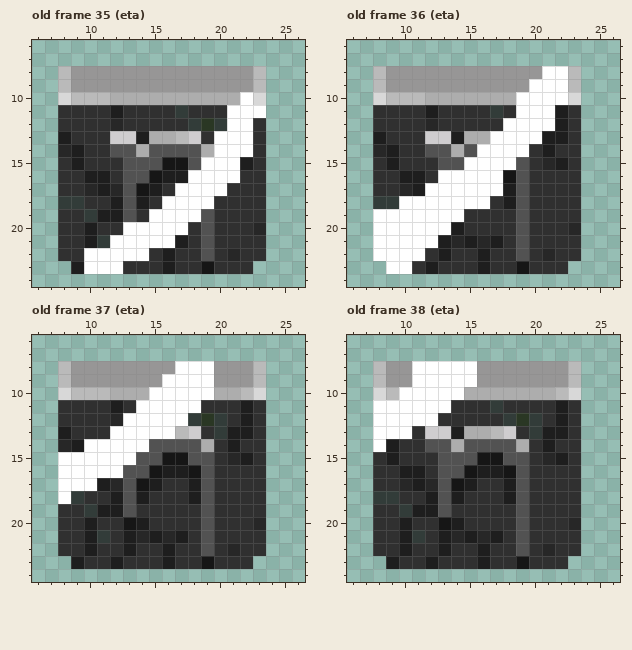
Pixel-art file: Screenshots/letters.aseprite. The picture above is the old version.
32x32 pixels, 40 frames. Colours within 5 levels of each other are drawn and written as one. Shown: old frame 35 (eta): x 6..26, y 6..24; old frame 36 (eta): x 6..26, y 6..24; old frame 37 (eta): x 6..26, y 6..24; old frame 38 (eta): x 6..26, y 6..24. The commit also changed other frames, which this record leaves out.
Now the later version:
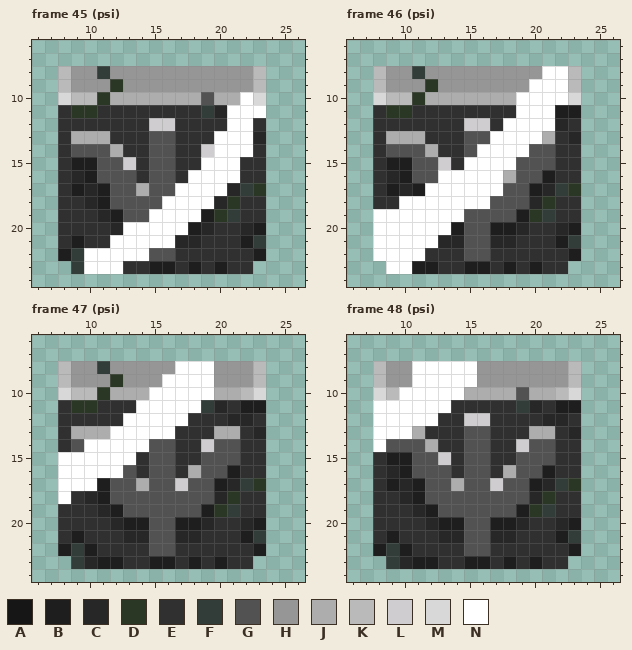
Palette (. is transparent): A #161616  B #1e1e1e  C #272727  D #2a3724  E #303030  F #323c39  G #525252  H #979696  J #adadad  K #bababa  L #cfcdcf  M #d8d8d8  N #ffffff
A new or re-ordered frame is compared with the old frame closest to it.
From old to new:
frames 40 -> 80
Frame 45 (psi) is new; against old frame 35 (eta), layers "letter", "deco":
y 8: x 11 H -> F
y 9: x 12 H -> D
y 10: x 11 K -> D; x 19 J -> G
y 11: x 9..10 EE -> DD; x 12 B -> E; x 17 F -> E; x 19..20 EE -> FC
y 12: x 12 C -> E; x 15..16 EE -> LL; x 18..20 FDF -> EEE
y 13: x 8..18 BEEELLBJJKL -> EJJJEEEGGEE; x 23 E -> C
y 14: x 8..14 CBEEGGJ -> EGGGJEE; x 17..19 GGJ -> EEL
y 15: x 10..14 EEEGG -> BGGLE; x 16..18 AAG -> GEE; x 22 B -> E
y 16: x 9 E -> C; x 11..12 BE -> GG; x 14..17 GABB -> EGGE
y 17: x 9 E -> B; x 12 C -> G; x 14..16 ABE -> JGG; x 21..23 EEE -> CFD
y 18: x 8..12 FFEEB -> EECBG; x 14..15 BE -> GG; x 20..21 EE -> CD
y 19: x 10..11 FB -> EC; x 14 E -> G; x 19..21 GEE -> BDF
y 20: x 10 B -> E; x 12 E -> C; x 18..19 EG -> BC; x 22..23 EC -> CB
y 21: x 9..11 EBF -> BEE; x 17..19 BEG -> CCE; x 22..23 EE -> BF
y 22: x 8..9 EE -> BF; x 15..16 EB -> GG; x 19 G -> E; x 21 C -> E; x 23 E -> B
y 23: x 9 B -> F; x 15 E -> B; x 18..20 EAE -> BEB
Frame 46 (psi) is new; against old frame 36 (eta), layers "letter", "deco":
y 8: x 11 H -> F
y 9: x 12 H -> D
y 10: x 11 K -> D
y 11: x 9..10 EE -> DD; x 12 B -> E; x 17 F -> E; x 23 E -> B
y 12: x 12 C -> E; x 15..16 EE -> LL; x 22 B -> C
y 13: x 8..16 BEEELLBJJ -> EJJJEEEGG; x 21..23 BBE -> JEC
y 14: x 8..14 CBEEGGJ -> EGGGJEE; x 20..21 EB -> GG
y 15: x 10..14 EEEGG -> BGGLE; x 20..22 ECB -> GGE
y 16: x 9 E -> C; x 11..12 BE -> GG; x 18 A -> J; x 20..21 EE -> GB
y 17: x 9 E -> B; x 18 B -> G; x 20..23 EEEE -> BCFD
y 18: x 8..9 FF -> EE; x 17..18 EB -> GG; x 20..21 EE -> CD
y 19: x 15..21 EEEEGEE -> GGGGBDF
y 20: x 15..19 EEEEG -> GGBBC; x 22..23 EC -> CB
y 21: x 13 B -> C; x 15..19 BCBEG -> GGCCE; x 22..23 EE -> BF
y 22: x 13 B -> E; x 15..16 EB -> GG; x 19 G -> E; x 21 C -> E; x 23 E -> B
y 23: x 11 E -> B; x 15 E -> B; x 18..20 EAE -> BEB
Frame 47 (psi) is new; against old frame 37 (eta), layers "letter", "deco":
y 8: x 11 H -> F
y 9: x 12 H -> D
y 10: x 11 K -> D
y 11: x 9..10 EE -> DD; x 12 B -> E; x 19..20 EE -> FC; x 23 E -> B
y 12: x 12 C -> E; x 18..22 FDFEB -> EEECC
y 13: x 8..11 BEEE -> EJJJ; x 17..18 KL -> EE; x 20..23 FBBE -> JJEC
y 14: x 8..9 CB -> EG; x 17..21 GGJEB -> EELGG
y 15: x 14 G -> E; x 16..18 AAG -> GEE; x 20..22 ECB -> GGE
y 16: x 14..18 GABBA -> EGGEJ; x 20..21 EE -> GB
y 17: x 12 C -> G; x 14..18 ABEEB -> JGGLG; x 20..23 EEEE -> BCFD
y 18: x 9..12 FEEB -> ECBG; x 14..18 BEEEB -> GGGGG; x 20..21 EE -> CD
y 19: x 10..11 FB -> EC; x 14..21 EEEEEGEE -> GGGGGBDF
y 20: x 10 B -> E; x 12..13 EA -> CB; x 15..19 EEEEG -> GGBBC; x 22..23 EC -> CB
y 21: x 9..11 EBF -> BEE; x 13 B -> C; x 15..19 BCBEG -> GGCCE; x 22..23 EE -> BF
y 22: x 8..9 EE -> BF; x 13 B -> E; x 15..16 EB -> GG; x 19 G -> E; x 21 C -> E; x 23 E -> B
y 23: x 9..11 BEE -> FCB; x 15 E -> B; x 18..20 EAE -> BEB
Frame 48 (psi) is new; against old frame 38 (eta), layers "letter", "deco":
y 10: x 19 J -> G
y 11: x 17 F -> E; x 19..20 EE -> FC; x 23 E -> B
y 12: x 15..16 EE -> LL; x 18..22 FDFEB -> EEECC
y 13: x 11..18 ELLBJJKL -> JEEEGGEE; x 20..23 FBBE -> JJEC
y 14: x 9..14 BEEGGJ -> GGGJEE; x 17..21 GGJEB -> EELGG
y 15: x 10..14 EEEGG -> BGGLE; x 16..18 AAG -> GEE; x 20..22 ECB -> GGE
y 16: x 9 E -> C; x 11..12 BE -> GG; x 14..18 GABBA -> EGGEJ; x 20..21 EE -> GB
y 17: x 9 E -> B; x 12 C -> G; x 14..18 ABEEB -> JGGLG; x 20..23 EEEE -> BCFD
y 18: x 8..12 FFEEB -> EECBG; x 14..18 BEEEB -> GGGGG; x 20..21 EE -> CD
y 19: x 10..11 FB -> EC; x 14..21 EEEEEGEE -> GGGGGBDF
y 20: x 10 B -> E; x 12..13 EA -> CB; x 15..19 EEEEG -> GGBBC; x 22..23 EC -> CB
y 21: x 9..11 EBF -> BEE; x 13 B -> C; x 15..19 BCBEG -> GGCCE; x 22..23 EE -> BF
y 22: x 8..9 EE -> BF; x 13 B -> E; x 15..16 EB -> GG; x 19 G -> E; x 21 C -> E; x 23 E -> B
y 23: x 9..11 BEE -> FCB; x 15 E -> B; x 18..20 EAE -> BEB
Where, in picture pixels (left, top, right, bottom), the same in both pictures:
changed: (58, 66, 266, 274)
changed: (373, 66, 581, 274)
changed: (58, 361, 266, 569)
changed: (373, 387, 581, 569)
